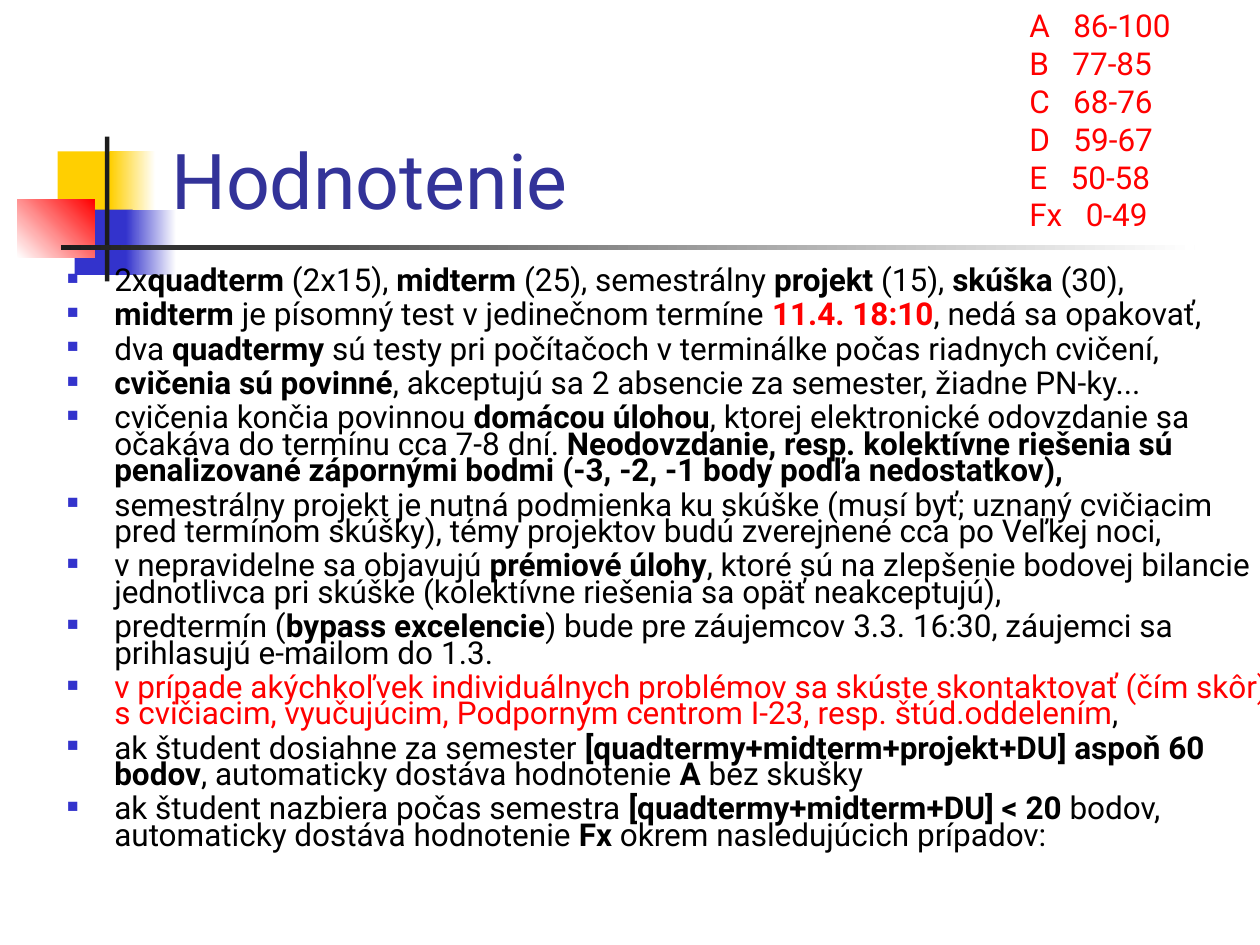
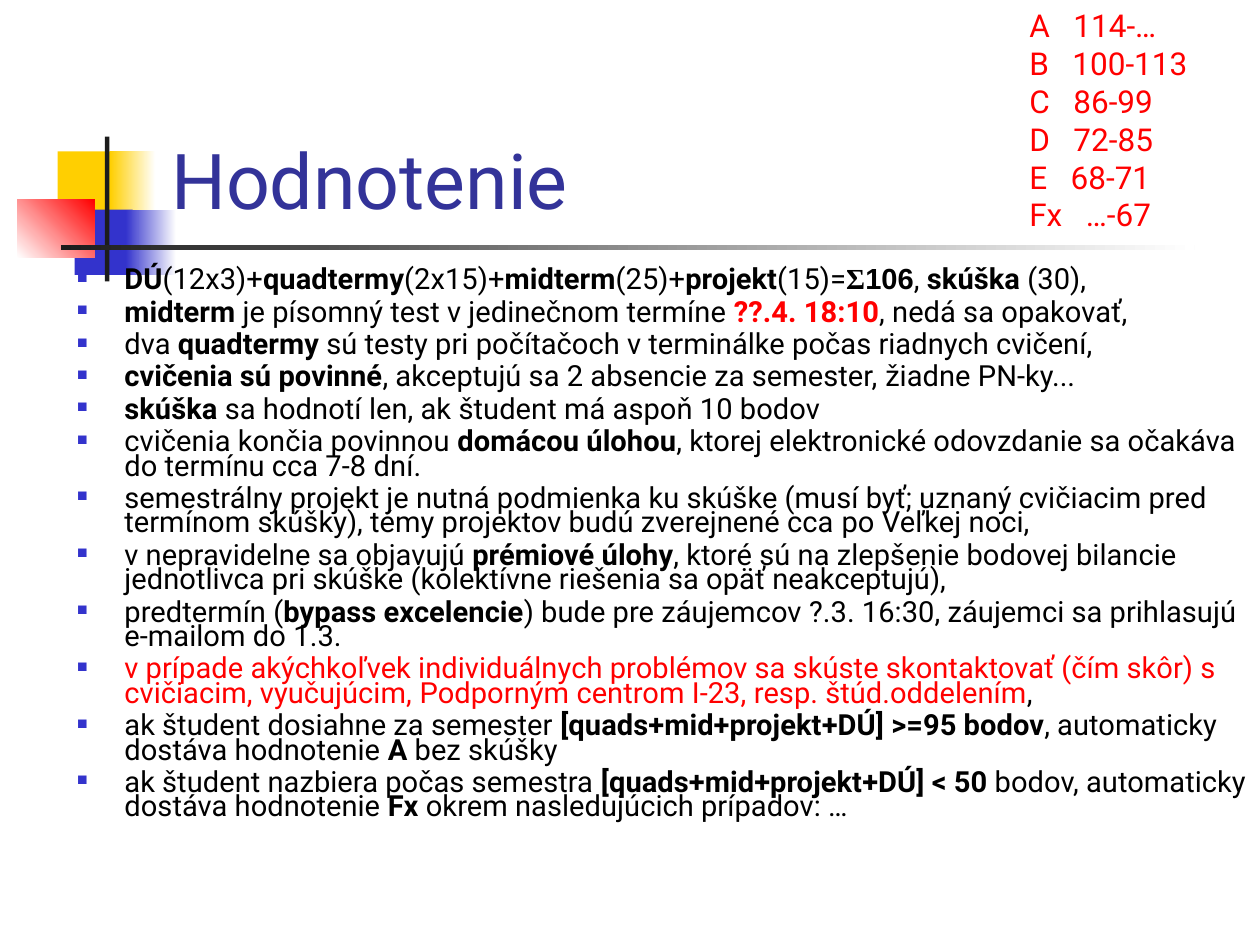
Before and after one commit to Programovanie4/Prednasky, a slide deck: slide 3 of 01/01_java.ppt. Drawn at 1260x945 pixels with LibreOffice and Linux fonts; fonts in the diff are those of the drawing. Boxes give left, top, right and bottom in pixels: in the first picture for what was removed or moved away, otherwise in the second. Text is boxed around its words. In the diff, an @@ line names an element or a change of style, - is before the commit and + after.

```diff
--- a/01/01_java.ppt
+++ b/01/01_java.ppt
@@ text at (x1=1029, y1=14, x2=1187, y2=227): text changed @@
-A 86-100
-B 77-85
-C 68-76
-D 59-67
-E 50-58
-Fx 0-49
+A 114-…
+B 100-113
+C 86-99
+D 72-85
+E 68-71
+Fx …-67
@@ text "DÚ(12x3)+quadtermy(2x15)+midterm(25)+projekt(15)=Σ106, skúšk ..." moved from (x1=114, y1=263, x2=1260, y2=853) to (x1=124, y1=262, x2=1246, y2=823) @@
@@ text at (x1=124, y1=262, x2=1127, y2=329): text changed; size 18 to 16.6 pt @@
-■ 2xquadterm (2x15), midterm (25), semestrálny projekt (15), skúška (30),
-■ midterm je písomný test v jedinečnom termíne 11.4. 18:10, nedá sa opakovať,
+■ DÚ(12x3)+quadtermy(2x15)+midterm(25)+projekt(15)=Σ106, skúška (30),
+■ midterm je písomný test v jedinečnom termíne ??.4. 18:10, nedá sa opakovať,
@@ text at (x1=124, y1=327, x2=1215, y2=710): size 18 to 16.6 pt in "dva quadtermy sú testy pri počítačoch v ...", "cvičenia sú povinné, akceptujú sa 2 absencie ...", "semestrálny projekt je nutná podmienka ku skúške ...", "v nepravidelne sa objavujú prémiové úlohy, ktoré ..." and 1 more places @@
@@ text at (x1=124, y1=392, x2=1236, y2=477): text changed; size 18 to 16.6 pt; bold off @@
-■ cvičenia končia povinnou domácou úlohou, ktorej elektronické odovzdanie sa očakáva do termínu cca 7-8 dní. Neodovzdanie, resp. kolektívne riešenia sú penalizované zápornými bodmi (-3, -2, -1 body podľa nedostatkov),
+■ skúška sa hodnotí len, ak študent má aspoň 10 bodov
+■ cvičenia končia povinnou domácou úlohou, ktorej elektronické odovzdanie sa očakáva do termínu cca 7-8 dní.
@@ text at (x1=124, y1=595, x2=1236, y2=647): text changed; size 18 to 16.6 pt @@
-■ predtermín (bypass excelencie) bude pre záujemcov 3.3. 16:30, záujemci sa prihlasujú e-mailom do 1.3.
+■ predtermín (bypass excelencie) bude pre záujemcov ?.3. 16:30, záujemci sa prihlasujú e-mailom do 1.3.
@@ text at (x1=124, y1=708, x2=1246, y2=823): text changed; size 18 to 16.6 pt @@
-■ ak študent dosiahne za semester [quadtermy+midterm+projekt+DU] aspoň 60 bodov, automaticky dostáva hodnotenie A bez skušky
-■ ak študent nazbiera počas semestra [quadtermy+midterm+DU] < 20 bodov, automaticky dostáva hodnotenie Fx okrem nasledujúcich prípadov:
+■ ak študent dosiahne za semester [quads+mid+projekt+DÚ] >=95 bodov, automaticky dostáva hodnotenie A bez skúšky
+■ ak študent nazbiera počas semestra [quads+mid+projekt+DÚ] < 50 bodov, automaticky dostáva hodnotenie Fx okrem nasledujúcich prípadov: …
```
Also in this commit, not shown: 8 other slides changed, 4 slides added, 1 other file.
